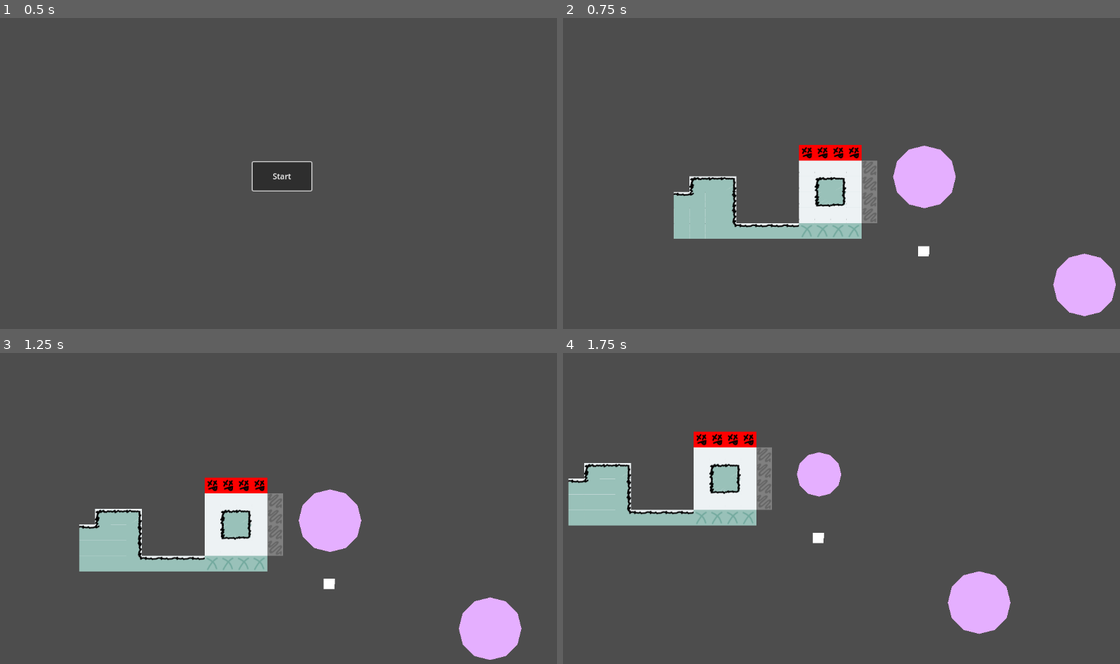
Above: before the commit, frames 1-4 (two rows, left to right).
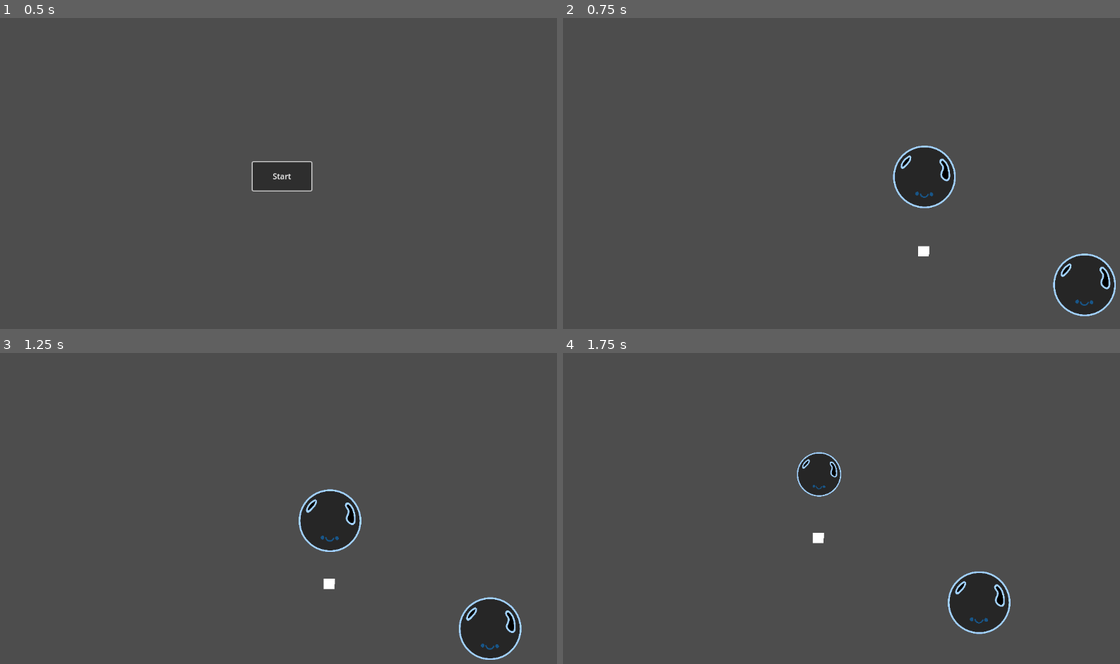
Above: after the commit, the same moments.

Repository: theascone/ggj25
Game: Godot game, scene res://scenes/menu.tscn
Two runs of this game, one before a commit and one after it. Both use one fixed random seed, a clock stepped at 60 frames per second and the inputs below.
Inputs:
- Up to frame 1 (0.5 s): no input
- Up to frame 2 (0.75 s): click "Start" at 0.5 s
- Up to frame 3 (1.25 s): no input
- Up to frame 4 (1.75 s): tap Enter (ui_accept) at 1.25, 1.52 s; hold Right (ui_right) from 1.28 s (still down); hold Space (split) from 1.28 s (still down)

Frame 1 is identical in both runs. In frame 2, 10% of the frame differs, in the area x 19-100%, y 40-96%; in frame 3, 10%, in the area x 14-94%, y 39-99%; in frame 4, 9.4%.

Commit message:
added stinger enemy. added sprites to bubble.

Diff:
--- a/project.godot
+++ b/project.godot
@@ -63,3 +63,7 @@
 [physics]
 
 2d/default_gravity=98.0
+
+[rendering]
+
+textures/webp_compression/lossless_compression_factor=0.0
--- a/scenes/bubble.tscn
+++ b/scenes/bubble.tscn
@@ -1,16 +1,78 @@
-[gd_scene load_steps=3 format=3 uid="uid://bpdxao1oh1o1u"]
+[gd_scene load_steps=10 format=3 uid="uid://bpdxao1oh1o1u"]
 
 [ext_resource type="Script" path="res://scripts/bubble.gd" id="1_u7v32"]
+[ext_resource type="Texture2D" uid="uid://dj4bn25660y18" path="res://assets/Bubble/bubble_noface.svg" id="2_epu37"]
+[ext_resource type="Texture2D" uid="uid://b53f8tybqj58r" path="res://assets/animations/bubble_face/bubble_face_02_wink.svg" id="3_srrl2"]
+[ext_resource type="Texture2D" uid="uid://csgpwj8r7jiru" path="res://assets/animations/bubble_face/bubble_face_04_dead.svg" id="4_vnl8q"]
+[ext_resource type="Texture2D" uid="uid://7v2pj1t1onpb" path="res://assets/animations/bubble_face/bubble_face_03_blush.svg" id="4_vyo77"]
+[ext_resource type="Texture2D" uid="uid://ugprp5dq0cul" path="res://assets/animations/bubble_face/bubble_face_01_normal.svg" id="5_t7f1k"]
 
 [sub_resource type="CircleShape2D" id="CircleShape2D_3alvk"]
 radius = 64.0
+
+[sub_resource type="SpriteFrames" id="SpriteFrames_i3p6h"]
+animations = [{
+"frames": [{
+"duration": 1.0,
+"texture": ExtResource("2_epu37")
+}],
+"loop": true,
+"name": &"default",
+"speed": 5.0
+}]
+
+[sub_resource type="SpriteFrames" id="SpriteFrames_wxma4"]
+animations = [{
+"frames": [{
+"duration": 1.0,
+"texture": ExtResource("3_srrl2")
+}, {
+"duration": 1.0,
+"texture": ExtResource("3_srrl2")
+}],
+"loop": true,
+"name": &"blink",
+"speed": 5.0
+}, {
+"frames": [{
+"duration": 1.0,
+"texture": ExtResource("4_vnl8q")
+}],
+"loop": true,
+"name": &"dead",
+"speed": 5.0
+}, {
+"frames": [{
+"duration": 1.0,
+"texture": ExtResource("5_t7f1k")
+}, {
+"duration": 0.07,
+"texture": ExtResource("4_vyo77")
+}],
+"loop": true,
+"name": &"regular_smile",
+"speed": 0.1
+}]
 
 [node name="Bubble" type="CharacterBody2D"]
 script = ExtResource("1_u7v32")
 
 [node name="Polygon2D" type="Polygon2D" parent="."]
+visible = false
 color = Color(0.901833, 0.69, 1, 1)
 polygon = PackedVector2Array(-64, 0, -56, 32, -32, 56, 0, 64, 32, 56, 56, 32, 64, 0, 56, -32, 32, -56, 0, -64, -32, -56, -56, -32)
 
 [node name="Collision" type="CollisionShape2D" parent="."]
 shape = SubResource("CircleShape2D_3alvk")
+
+[node name="BubbleAnimation" type="AnimatedSprite2D" parent="."]
+scale = Vector2(0.160156, 0.160156)
+sprite_frames = SubResource("SpriteFrames_i3p6h")
+frame_progress = 0.430542
+
+[node name="FaceAnimation" type="AnimatedSprite2D" parent="."]
+texture_filter = 1
+scale = Vector2(0.160156, 0.160156)
+sprite_frames = SubResource("SpriteFrames_wxma4")
+animation = &"regular_smile"
+frame_progress = 0.156807
--- /dev/null
+++ b/scenes/enemy_stinger.tscn
@@ -0,0 +1,18 @@
+[gd_scene load_steps=3 format=3 uid="uid://b3n2bfbnun145"]
+
+[ext_resource type="Script" path="res://scripts/enemy_stinger.gd" id="1_8c3vp"]
+
+[sub_resource type="RectangleShape2D" id="RectangleShape2D_11gld"]
+size = Vector2(73, 100)
+
+[node name="Stinger" type="CharacterBody2D"]
+script = ExtResource("1_8c3vp")
+
+[node name="Polygon2D" type="Polygon2D" parent="."]
+polygon = PackedVector2Array(-46, -47, 47, -52, 14, 56)
+
+[node name="CollisionShape2D" type="CollisionShape2D" parent="."]
+position = Vector2(2.5, -1)
+shape = SubResource("RectangleShape2D_11gld")
+
+[node name="AnimatedSprite2D" type="AnimatedSprite2D" parent="."]
--- a/scenes/level1.tscn
+++ b/scenes/level1.tscn
@@ -1,130 +1,9 @@
-[gd_scene load_steps=11 format=3 uid="uid://bwv0gxs8blh0l"]
+[gd_scene load_steps=6 format=3 uid="uid://bwv0gxs8blh0l"]
 
 [ext_resource type="PackedScene" uid="uid://bpdxao1oh1o1u" path="res://scenes/bubble.tscn" id="1_wyawi"]
 [ext_resource type="Script" path="res://scripts/spike.gd" id="2_t6odd"]
-[ext_resource type="PackedScene" uid="uid://bin1esr2i0gfc" path="res://scenes/player.tscn" id="2_y6y1y"]
+[ext_resource type="PackedScene" path="res://scenes/player.tscn" id="2_y6y1y"]
 [ext_resource type="Script" path="res://scripts/camera.gd" id="3_5n70l"]
-[ext_resource type="Texture2D" uid="uid://d10bmui0oc2f3" path="res://assets/tilesets/green_borders_Zeichenfläche 1.svg" id="3_v24eh"]
-[ext_resource type="Texture2D" uid="uid://cm7yhu1u3kra1" path="res://assets/tilesets/developer_tileset-02.svg" id="4_o8wrh"]
-
-[sub_resource type="TileSetAtlasSource" id="TileSetAtlasSource_022k1"]
-texture = ExtResource("3_v24eh")
-texture_region_size = Vector2i(32, 32)
-use_texture_padding = false
-0:0/0 = 0
-1:0/0 = 0
-2:0/0 = 0
-3:0/0 = 0
-4:0/0 = 0
-5:0/0 = 0
-6:0/0 = 0
-7:0/0 = 0
-8:0/0 = 0
-9:0/0 = 0
-10:0/0 = 0
-11:0/0 = 0
-12:0/0 = 0
-13:0/0 = 0
-0:1/0 = 0
-1:1/0 = 0
-2:1/0 = 0
-3:1/0 = 0
-4:1/0 = 0
-5:1/0 = 0
-6:1/0 = 0
-7:1/0 = 0
-8:1/0 = 0
-9:1/0 = 0
-10:1/0 = 0
-11:1/0 = 0
-12:1/0 = 0
-13:1/0 = 0
-0:2/0 = 0
-1:2/0 = 0
-2:2/0 = 0
-3:2/0 = 0
-4:2/0 = 0
-5:2/0 = 0
-6:2/0 = 0
-7:2/0 = 0
-8:2/0 = 0
-9:2/0 = 0
-10:2/0 = 0
-11:2/0 = 0
-12:2/0 = 0
-13:2/0 = 0
-0:3/0 = 0
-1:3/0 = 0
-2:3/0 = 0
-3:3/0 = 0
-4:3/0 = 0
-5:3/0 = 0
-6:3/0 = 0
-7:3/0 = 0
-8:3/0 = 0
-9:3/0 = 0
-10:3/0 = 0
-11:3/0 = 0
-12:3/0 = 0
-13:3/0 = 0
-0:4/0 = 0
-1:4/0 = 0
-2:4/0 = 0
-3:4/0 = 0
-4:4/0 = 0
-5:4/0 = 0
-6:4/0 = 0
-7:4/0 = 0
-8:4/0 = 0
-9:4/0 = 0
-10:4/0 = 0
-11:4/0 = 0
-12:4/0 = 0
-13:4/0 = 0
-0:5/0 = 0
-1:5/0 = 0
-2:5/0 = 0
-3:5/0 = 0
-4:5/0 = 0
-5:5/0 = 0
-6:5/0 = 0
-7:5/0 = 0
-8:5/0 = 0
-9:5/0 = 0
-10:5/0 = 0
-11:5/0 = 0
-12:5/0 = 0
-13:5/0 = 0
-
-[sub_resource type="TileSetAtlasSource" id="TileSetAtlasSource_y83o2"]
-texture = ExtResource("4_o8wrh")
-texture_region_size = Vector2i(32, 32)
-0:0/0 = 0
-1:0/0 = 0
-2:0/0 = 0
-3:0/0 = 0
-4:0/0 = 0
-5:0/0 = 0
-6:0/0 = 0
-0:1/0 = 0
-1:1/0 = 0
-2:1/0 = 0
-3:1/0 = 0
-4:1/0 = 0
-5:1/0 = 0
-6:1/0 = 0
-0:2/0 = 0
-1:2/0 = 0
-2:2/0 = 0
-3:2/0 = 0
-4:2/0 = 0
-5:2/0 = 0
-6:2/0 = 0
-
-[sub_resource type="TileSet" id="TileSet_uh3u2"]
-tile_size = Vector2i(32, 32)
-sources/0 = SubResource("TileSetAtlasSource_022k1")
-sources/1 = SubResource("TileSetAtlasSource_y83o2")
 
 [sub_resource type="RectangleShape2D" id="RectangleShape2D_87ar2"]
 
@@ -134,14 +13,11 @@
 position = Vector2(192, 0)
 
 [node name="Player" parent="." node_paths=PackedStringArray("controlled") instance=ExtResource("2_y6y1y")]
+bubble_scene = ExtResource("1_wyawi")
 controlled = NodePath("../Bubble")
-bubble_scene = ExtResource("1_wyawi")
 
 [node name="TileMap" type="TileMap" parent="."]
-tile_set = SubResource("TileSet_uh3u2")
-rendering_quadrant_size = 32
 format = 2
-layer_0/tile_data = PackedInt32Array(0, 131072, 0, 65535, 0, 0, 131071, 0, 2, 65536, 131072, 2, 65537, 196608, 0, 1, 196608, 0, -65535, 196608, 0, -65536, 196608, 0, -1, 196608, 0, -2, 196608, 0, 65534, 196608, 0, 131070, 196608, 0, 196606, 196608, 0, 196607, 196608, 0, 131072, 196608, 0, 131073, 196608, 0, -65538, 1, 0, -65537, 1, 0, -131072, 1, 0, -131071, 1, 0, -65534, 131073, 0, 2, 131073, 0, 65538, 131073, 0, 131074, 131073, 0, 262142, 196609, 0, 262143, 196609, 0, 196608, 196609, 0, 196609, 196609, 0, 262141, 327680, 2, 262140, 327680, 2, 262139, 327680, 2, 262138, 327680, 2, 262137, 262144, 2, 196601, 262144, 1, 131065, 262144, 1, 65529, 131072, 0, 65528, 65536, 0, 65527, 0, 0, 131063, 393216, 2, 131062, 327680, 2, 131064, 196608, 1, 196600, 196608, 1, 262136, 196608, 1, 262135, 196608, 1, 196599, 196608, 1, 196598, 196608, 1, 262134, 196608, 1)
 
 [node name="Camera2D" type="Camera2D" parent="."]
 script = ExtResource("3_5n70l")
--- /dev/null
+++ b/scripts/enemy_stinger.gd
@@ -0,0 +1,17 @@
+extends CharacterBody2D
+
+
+@export var SPEED = 300.0
+@export var hit_rate = 0.5
+
+func _physics_process(delta: float) -> void:
+
+	# Get the input direction and handle the movement/deceleration.
+	# As good practice, you should replace UI actions with custom gameplay actions.
+	var direction := Input.get_axis("ui_left", "ui_right")
+	if direction:
+		velocity.x = direction * SPEED
+	else:
+		velocity.x = move_toward(velocity.x, 0, SPEED)
+
+	move_and_slide()
Not shown, added: assets/Bubble/bubble_noface.svg.import
Not shown, added: assets/Bubble/bubble_with_face-04.svg.import
Not shown, added: assets/animations/bubble_face/bubble_face_01_normal.svg.import
Not shown, added: assets/animations/bubble_face/bubble_face_02_wink.svg.import
Not shown, added: assets/animations/bubble_face/bubble_face_03_blush.svg.import
Not shown, added: assets/animations/bubble_face/bubble_face_04_dead.svg.import
